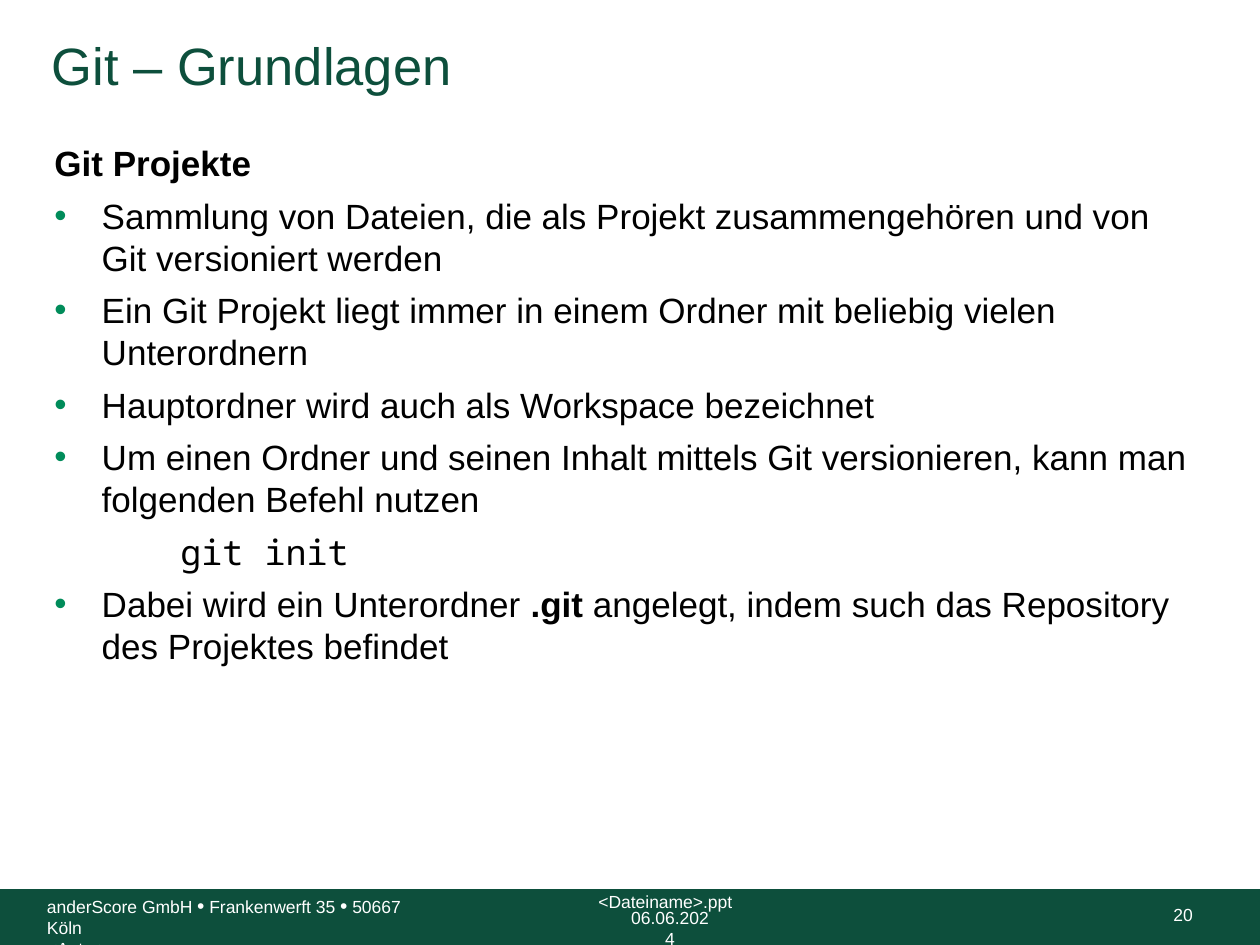
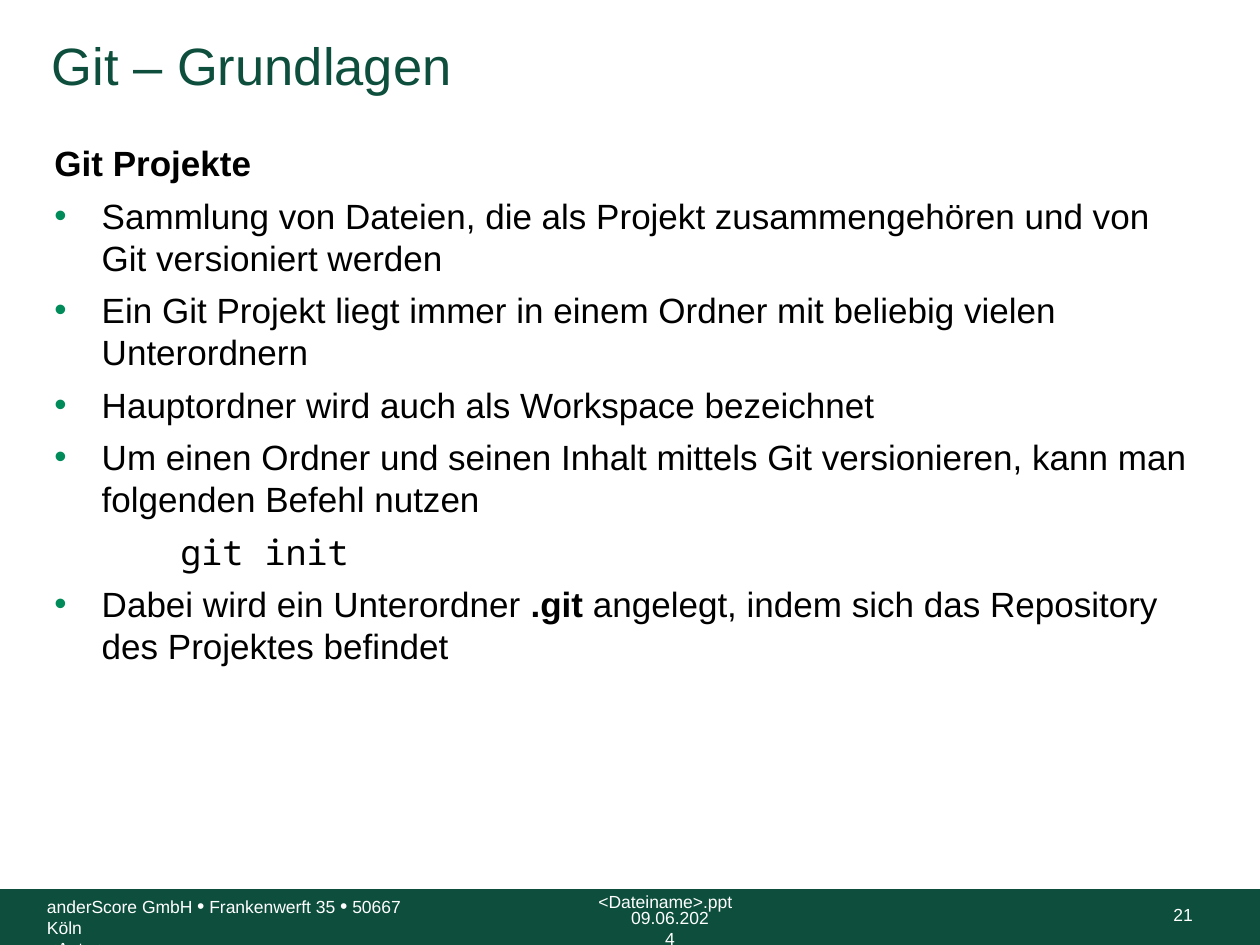
Before and after one commit to anderscore-gmbh/gitlab, a slide deck: slide 21 of slides/Tag-1_2-Git.pptx (slide 20 before the commit). Drawn at 1260x945 pixels with LibreOffice and Linux fonts; fonts in the diff are those of the drawing; background and template pictures are left out. Boxes give left, top, right and bottom in pixels: in the first picture for what was removed or moved away, otherwise in the second. Text is boxed around its words. In the diff, an @@ line names an element or a change of style, - is before the commit and + after.

```diff
--- a/slides/Tag-1_2-Git.pptx
+++ b/slides/Tag-1_2-Git.pptx
@@ text at (102, 591, 1157, 666): text changed @@
-• Dabei wird ein Unterordner .git angelegt, indem such das Repository des Projektes befindet
+• Dabei wird ein Unterordner .git angelegt, indem sich das Repository des Projektes befindet
@@ text at (631, 911, 709, 924): text changed @@
-06.06.2024
+09.06.2024
@@ page number at (1173, 909, 1192, 921): text changed @@
-20
+21
```
Also in this commit, not shown: 58 other slides changed, 9 slides added, 1 slide removed, 8 other files.
